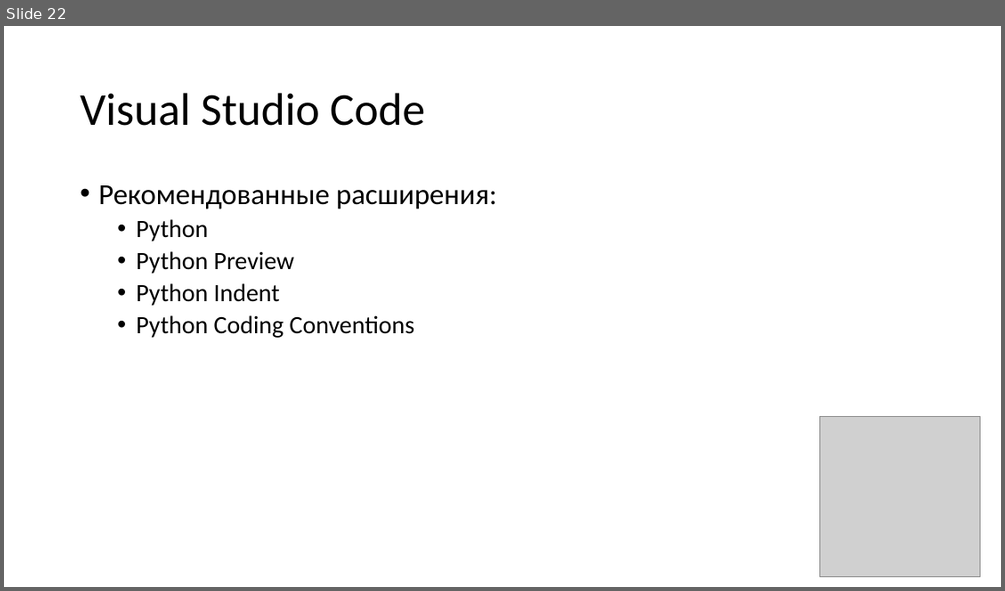
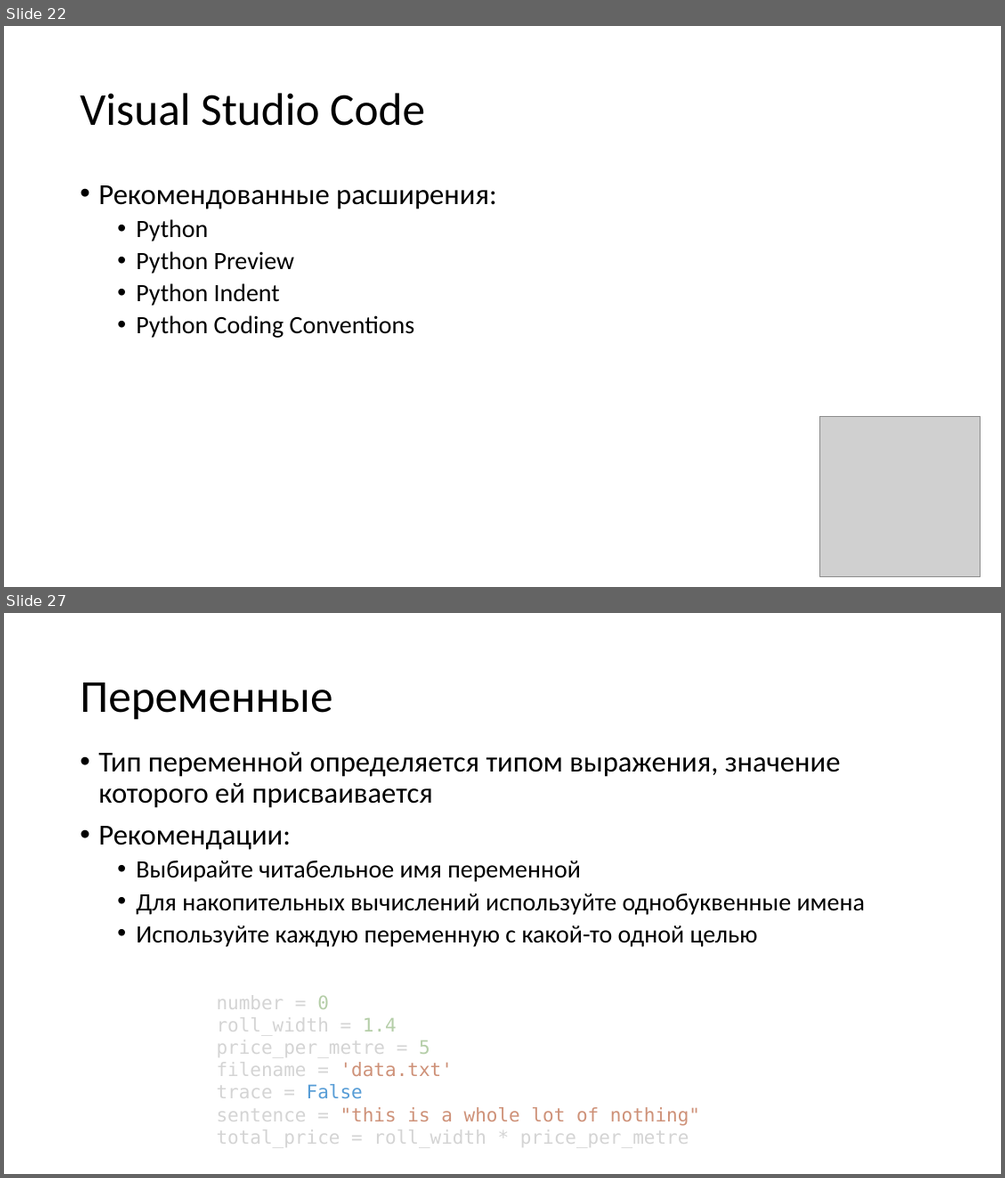
Before and after one commit to paveltsytovich/telegram-course, a slide deck: Presentation/Основы алгоритмизации и программирования.pptx. Shown one above the other, each under a label of ours: slide 22 before the commit, slides 22 and 27 after it; the slides between them are not shown. The pictures are 1005x591 and 1005x1178 pixels, drawn with LibreOffice and Linux fonts; fonts in the diff are those of the drawing; grey boxes stand for pictures. Boxes give left, top, right and bottom in pixels: in the first picture for what was removed or moved away, otherwise in the second. Text is boxed around its words. In the diff, an @@ line names an element or a change of style, - is before the commit and + after.

```diff
--- a/Presentation/Основы алгоритмизации и программирования.pptx
+++ b/Presentation/Основы алгоритмизации и программирования.pptx
@@ slide 27 added at <box>4,613,1001,1174</box>, background #FFFFFF @@
@@ title added at <box>80,682,332,720</box>, 44 pt, text #000000 @@
+Переменные
@@ text added at <box>98,752,865,947</box>, 24 pt, text #000000 @@
+• Тип переменной определяется типом выражения, значение которого ей присваивается
+• Рекомендации:
+  • Выбирайте читабельное имя переменной
+  • Для накопительных вычислений используйте однобуквенные имена
+  • Используйте каждую переменную с какой-то одной целью
@@ text added at <box>217,995,700,1147</box>, 18 pt, text #D4D4D4 @@
+number = 0
+roll_width = 1.4
+price_per_metre = 5
+filename = 'data.txt'
+trace = False
+sentence = "this is a whole lot of nothing"
+total_price = roll_width * price_per_metre
```
Also in this commit, not shown: 8 other slides added, 4 other files.
